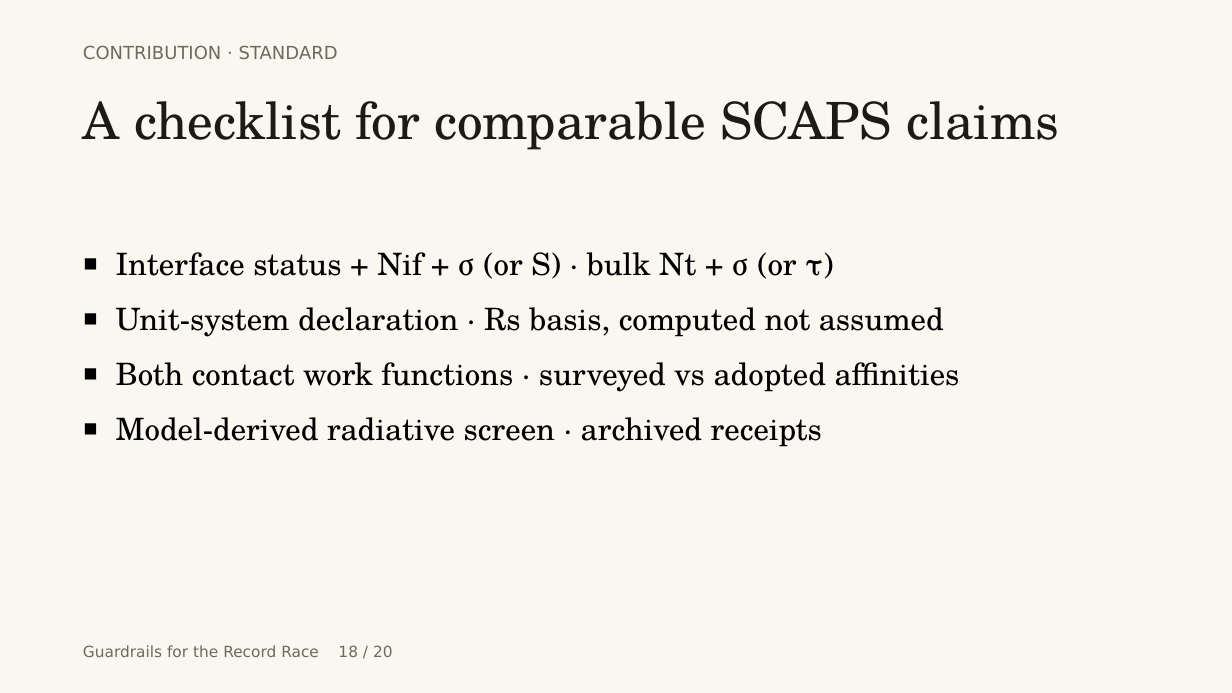
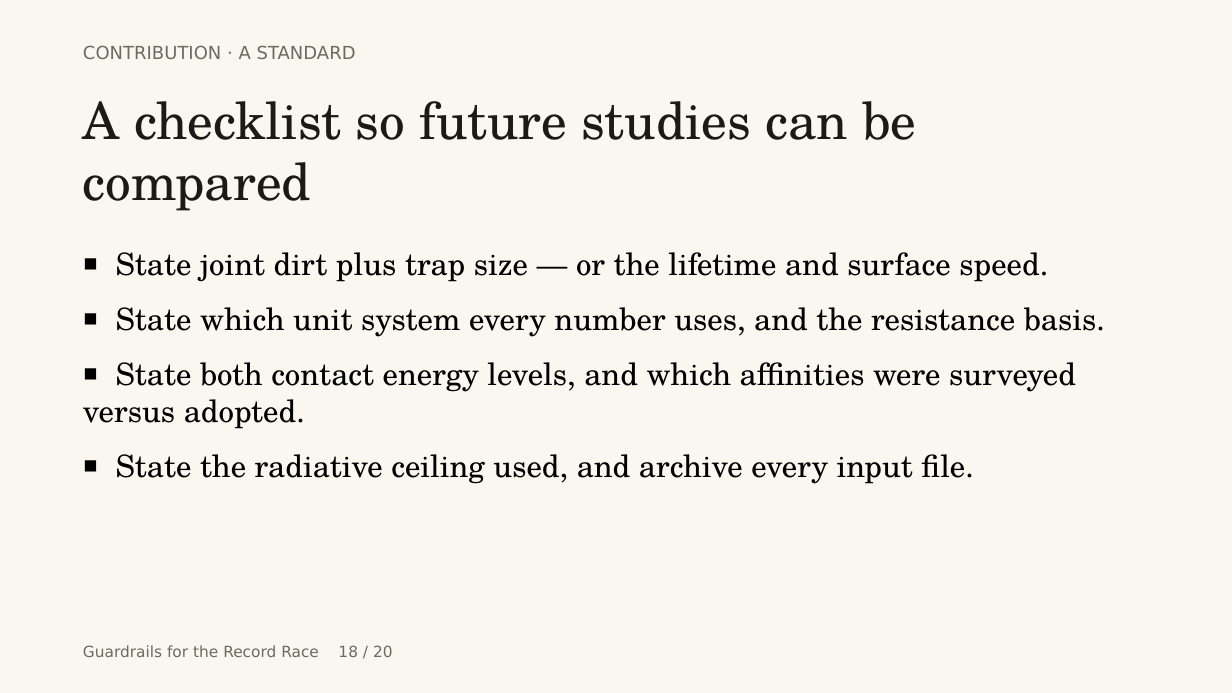
Before and after one commit to touhidsiddiqueeraj-bit/cspbi3-cbts-guardrailed, a slide deck: slide 18 of opendesign/mockups/record-race-deck/record-race-deck.pptx. Drawn at 1232x693 pixels with LibreOffice and Linux fonts; fonts in the diff are those of the drawing. Boxes give left, top, right and bottom in pixels: in the first picture for what was removed or moved away, otherwise in the second. Text is boxed around its words. In the diff, an @@ line names an element or a change of style, - is before the commit and + after.

```diff
--- a/opendesign/mockups/record-race-deck/record-race-deck.pptx
+++ b/opendesign/mockups/record-race-deck/record-race-deck.pptx
@@ text at (x1=83, y1=45, x2=356, y2=59): text changed @@
-CONTRIBUTION · STANDARD
+CONTRIBUTION · A STANDARD
@@ text at (x1=83, y1=101, x2=916, y2=211): text changed @@
-A checklist for comparable SCAPS claims
+A checklist so future studies can be compared
@@ text at (x1=83, y1=252, x2=1105, y2=484): text changed @@
-▪ Interface status + Nif + σ (or S) · bulk Nt + σ (or τ)
-▪ Unit-system declaration · Rs basis, computed not assumed
-▪ Both contact work functions · surveyed vs adopted affinities
-▪ Model-derived radiative screen · archived receipts
+▪ State joint dirt plus trap size — or the lifetime and surface speed.
+▪ State which unit system every number uses, and the resistance basis.
+▪ State both contact energy levels, and which affinities were surveyed versus adopted.
+▪ State the radiative ceiling used, and archive every input file.
```
Also in this commit, not shown: 19 other slides changed, 2 other files.
